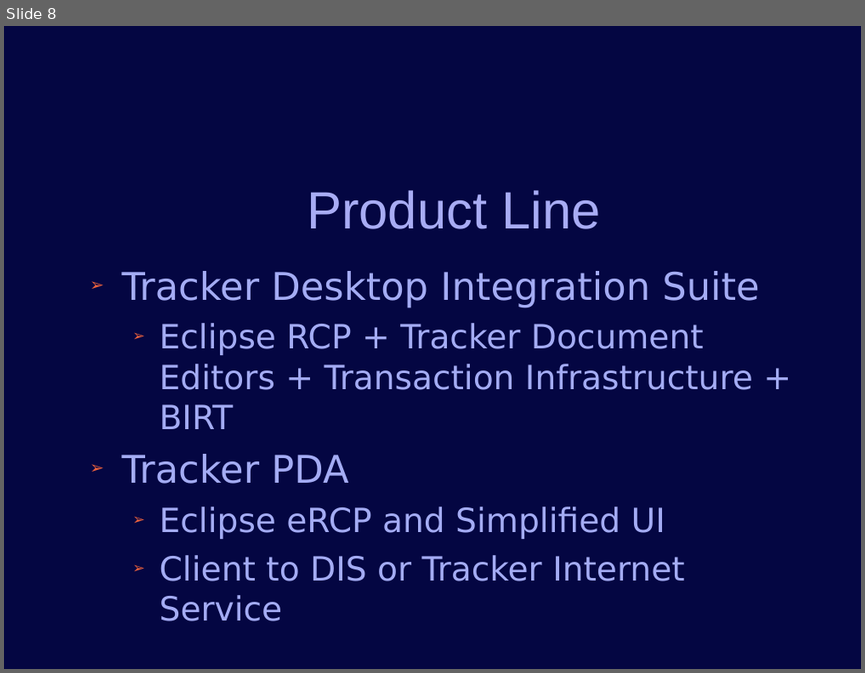
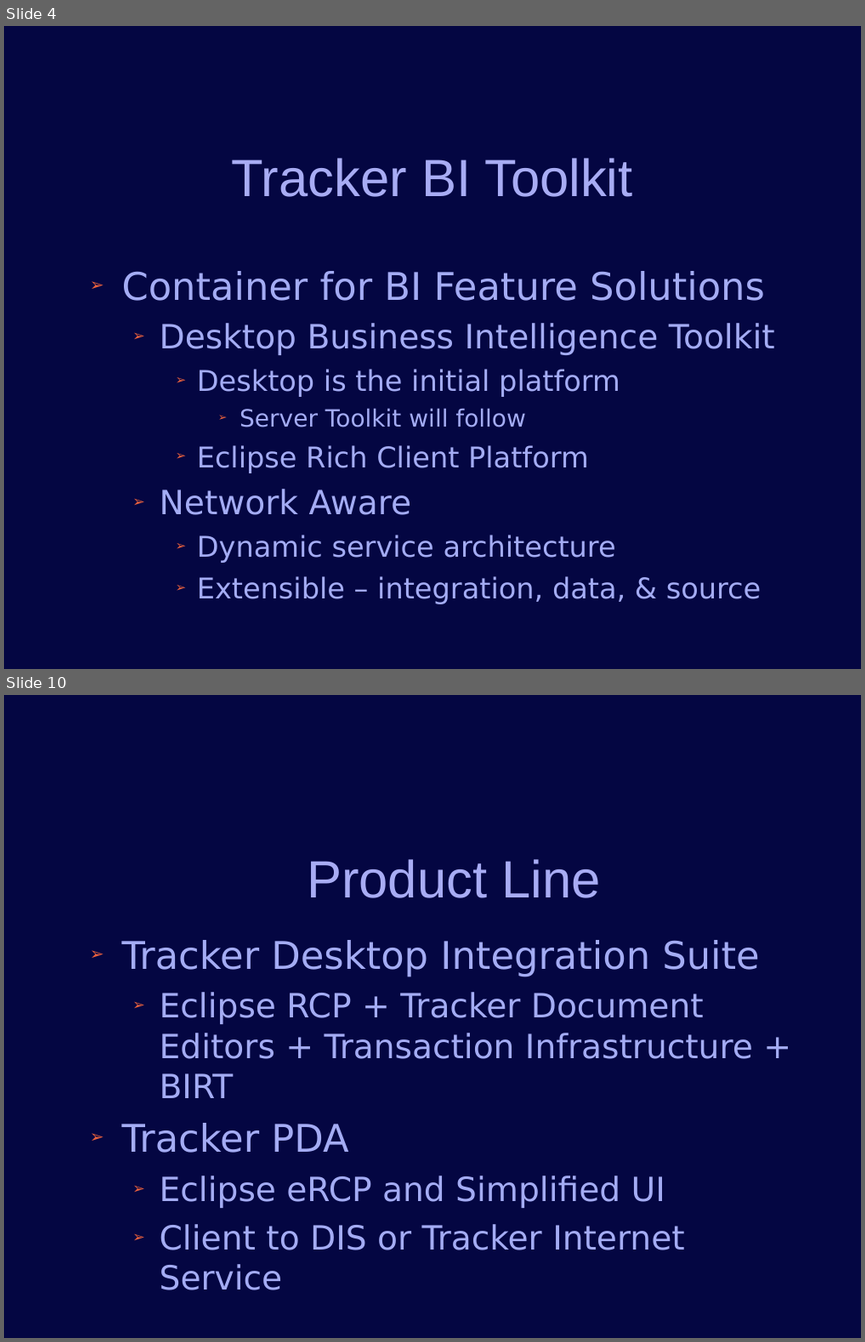
Before and after one commit to jconlon/Tracker, a slide deck: tracker/trunk/com.verticon.tracker.documentation/src/Tracker Introduction.odp. Shown one above the other, each under a label of ours: slide 8 before the commit, slides 4 and 10 after it; the slides between them are not shown. The pictures are 865x673 and 865x1342 pixels, drawn with LibreOffice and Linux fonts; fonts in the diff are those of the drawing; background and template pictures are left out. Boxes give left, top, right and bottom in pixels: in the first picture for what was removed or moved away, otherwise in the second. Text is boxed around its words. In the diff, an @@ line names an element or a change of style, - is before the commit and + after.

```diff
--- a/tracker/trunk/com.verticon.tracker.documentation/src/Tracker Introduction.odp
+++ b/tracker/trunk/com.verticon.tracker.documentation/src/Tracker Introduction.odp
@@ slide 4 added at (4, 26, 861, 669), background #040642 @@
@@ title added at (232, 158, 633, 197), 44 pt, text #A8ACF4 @@
+Tracker BI Toolkit
@@ text added at (122, 271, 775, 604), 24 pt, text #A4ACF4 @@
+➢ Container for BI Feature Solutions
+  ➢ Desktop Business Intelligence Toolkit
+    ➢ Desktop is the initial platform
+      ➢ Server Toolkit will follow
+    ➢ Eclipse Rich Client Platform
+  ➢ Network Aware
+    ➢ Dynamic service architecture
+    ➢ Extensible – integration, data, & source
@@ what was slide 8 is now slide 10 @@
```
Also in this commit, not shown: 6 slides changed, 4 other slides added, 2 slides removed.
